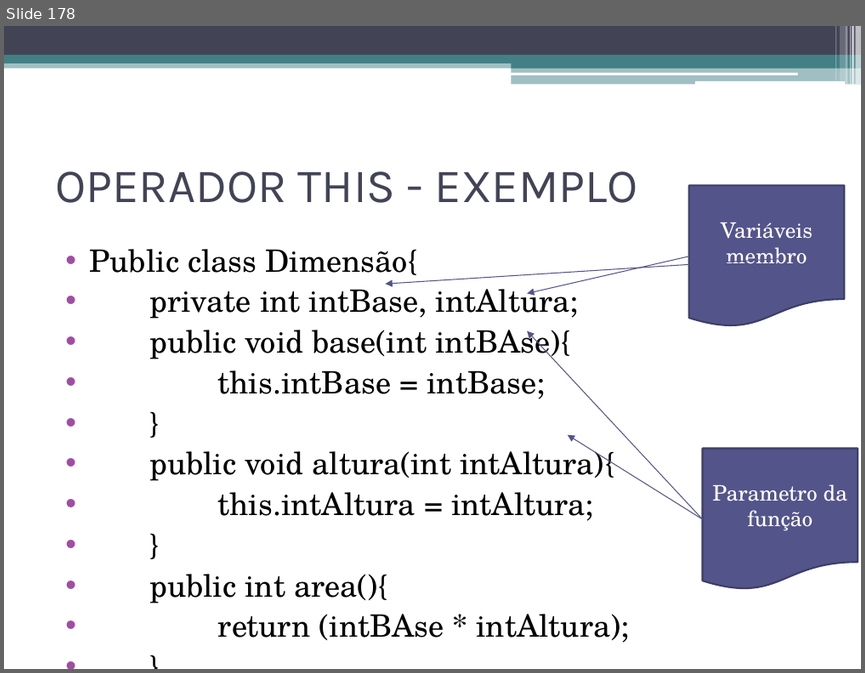
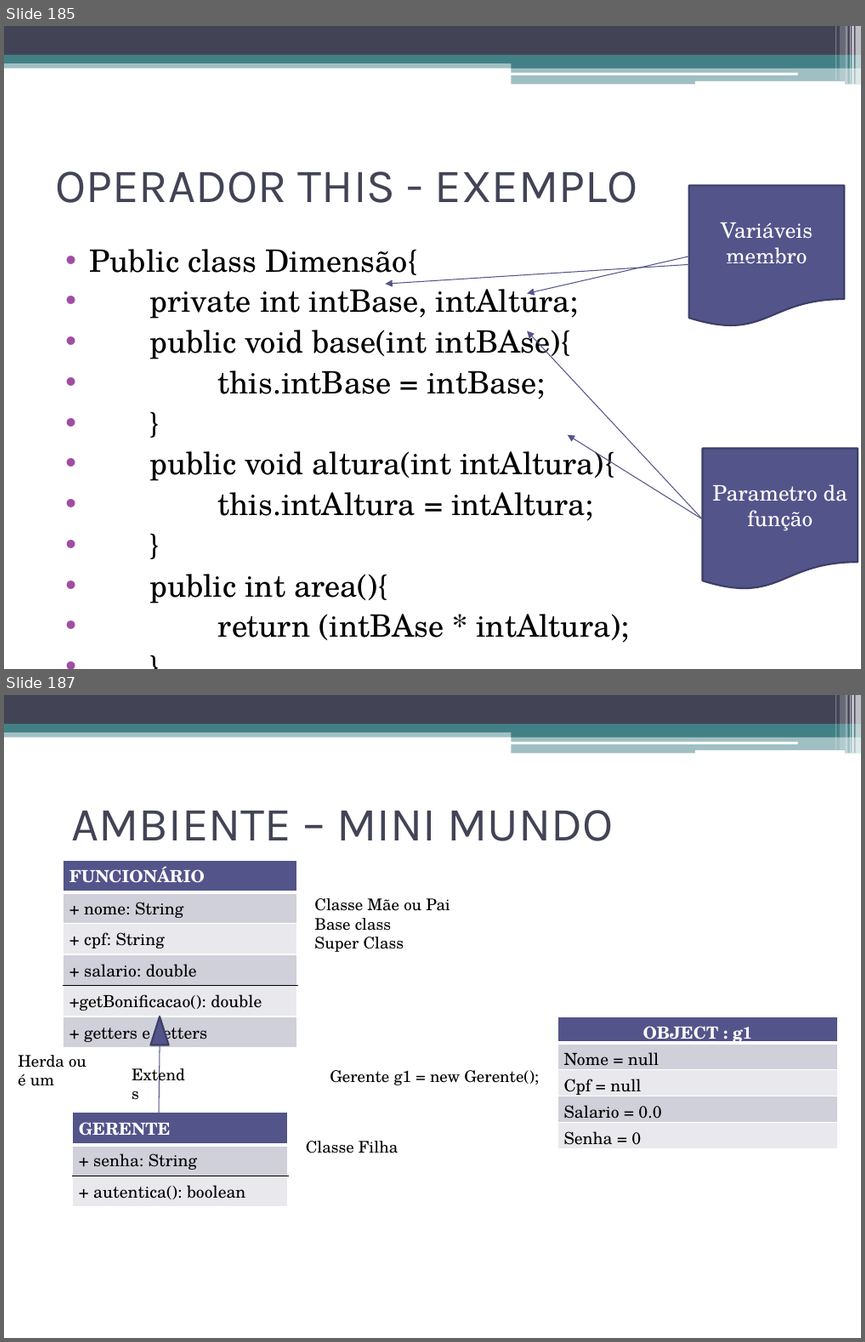
Before and after one commit to adilsonlopesoracle/ProgramacaoOrientadaaObjetos_Olinda, a slide deck: FundamentosOrientObjetos.pptx. Shown one above the other, each under a label of ours: slide 178 before the commit, slides 185 and 187 after it; the slides between them are not shown. The pictures are 865x673 and 865x1342 pixels, drawn with LibreOffice and Linux fonts; fonts in the diff are those of the drawing. Boxes give left, top, right and bottom in pixels: in the first picture for what was removed or moved away, otherwise in the second. Text is boxed around its words. In the diff, an @@ line names an element or a change of style, - is before the commit and + after.

```diff
--- a/FundamentosOrientObjetos.pptx
+++ b/FundamentosOrientObjetos.pptx
@@ slide 187 added at (x1=4, y1=695, x2=861, y2=1338), background #FFFFFF; not listed: 13 template elements that a slide beside it also shows @@
@@ title added at (x1=71, y1=810, x2=613, y2=841), 40 pt, text #424456 @@
+AMBIENTE – MINI MUNDO
@@ table added at (x1=64, y1=861, x2=297, y2=1048), 6 rows, 1 columns @@
+FUNCIONÁRIO
++ nome: String
++ cpf: String
++ salario: double
++getBonificacao(): double
++ getters e setters
@@ text added at (x1=314, y1=898, x2=449, y2=952), 13.5 pt, text #000000 @@
+Classe Mãe ou Pai
+Base class
+Super Class
@@ triangle added at (x1=150, y1=1016, x2=169, y2=1044), fill #53548A, outline #3D3E66 1.5 pt @@
@@ table added at (x1=557, y1=1016, x2=838, y2=1148), 5 rows, 1 columns @@
+OBJECT : g1
+Nome = null
+Cpf = null
+Salario = 0.0
+Senha = 0
@@ line added from (160, 1044) to (159, 1112), #53548A 0.75 pt @@
@@ text added at (x1=18, y1=1055, x2=86, y2=1086), 13.5 pt, text #000000 @@
+Herda ou é um
@@ text added at (x1=123, y1=1060, x2=199, y2=1089), 13.5 pt, text #000000 @@
+Extends
@@ text added at (x1=330, y1=1070, x2=539, y2=1085), 13.5 pt, text #000000 @@
+Gerente g1 = new Gerente();
@@ table added at (x1=73, y1=1112, x2=289, y2=1202), 3 rows, 1 columns @@
+GERENTE
++ senha: String
++ autentica(): boolean
@@ text added at (x1=306, y1=1140, x2=398, y2=1153), 13.5 pt, text #000000 @@
+Classe Filha
@@ what was slide 178 is now slide 185 @@
```
Also in this commit, not shown: 2 slides changed, 45 other slides added.
